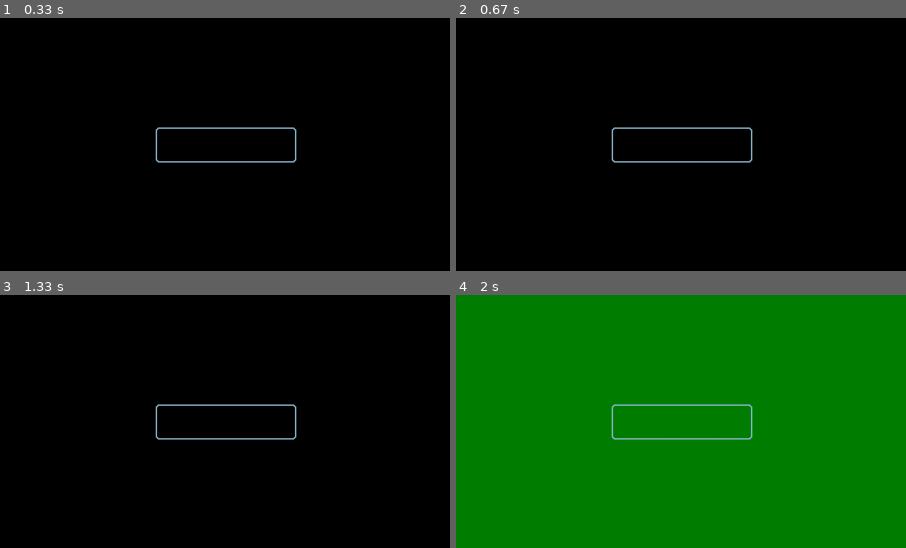
Above: before the commit, frames 1-4 (two rows, left to right).
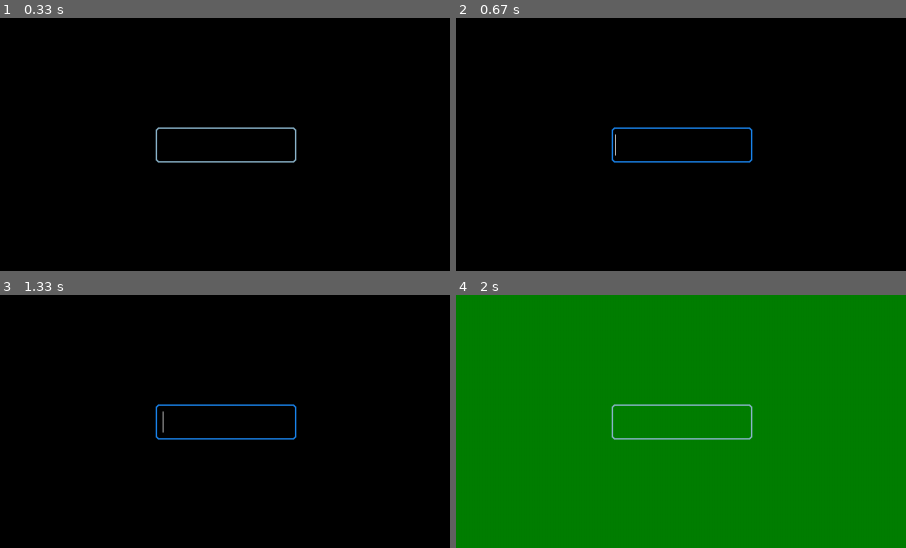
Above: after the commit, the same moments.

Repository: PraneethJain/PyGame-GUI
Game: pygame game, started from src/main.py
Same seed, same stepped clock (60 frames per second), same inputs: the game is played once before the commit and once after it.
Inputs (mouse positions are % of the whole screen's width and height, from its top left):
- Up to frame 1 (0.33 s): no input
- Up to frame 2 (0.67 s): press the mouse at (50, 50) at 0.37 s; move the mouse to (34, 62) at 0.47 s; release the mouse at (19, 73) at 0.6 s
- Up to frame 3 (1.33 s): tap Enter at 0.67 s; tap Space at 1 s
- Up to frame 4 (2 s): hold Backspace 1.33-1.8 s; press the mouse at (14, 8) at 1.92 s
The pictures show only the part of the screen within x 25-75%, y 25-75%; the shares and areas given below are measured in that part.

Frame 1 is identical in both runs. In frame 2, 0.6% of the frame differs, in the area x 34-66%, y 43-58%; in frame 3, 0.6%; in frame 4, nothing differs.

Commit message:
Fixed holding backspace

Diff:
--- a/src/input_box.py
+++ b/src/input_box.py
@@ -23,12 +23,14 @@
         self.text_image = self.font.render(text, True, self.color)
         self.text_rect = self.text_image.get_rect(midleft = (self.rect.left+5, self.rect.centery))
         self.active = False
+        self.pressed = False
+        self.counter = 0
         self.cursor_image = pg.Surface((1,30))
         self.cursor_image.fill(cursor_color)
         self.cursor_rect = self.cursor_image.get_rect(center = self.text_rect.midright)
 
     def handle_event(self, event):
-        if any(pg.mouse.get_pressed()):
+        if event is not None and event.type == pg.MOUSEBUTTONDOWN:
             if self.rect.collidepoint(pg.mouse.get_pos()):
                 self.active = not self.active
 
@@ -36,14 +38,28 @@
                 self.active = False
 
         self.color = self.active_color if self.active else self.inactive_color
+        if self.active:
+            if event is not None:
+                if event.type == pg.KEYDOWN:
+                    if event.key == pg.K_RETURN:
+                        self.text = ""
+                    elif event.key == pg.K_BACKSPACE:
+                        self.text = self.text[:-1]
+                        self.pressed = True
+                    else:
+                        self.text += event.unicode
+                if event.type == pg.KEYUP:
+                    self.pressed = False
+            # if self.pressed:
+            #     self.counter += 1
+            # else:
+            #     self.counter = 0
 
-        if event.type == pg.KEYDOWN and self.active:
-            if event.key == pg.K_RETURN:
-                self.text = ""
-            elif event.key == pg.K_BACKSPACE:
+            self.counter = self.counter+1 if self.pressed else 0
+
+            if self.counter>100:
                 self.text = self.text[:-1]
-            else:
-                self.text += event.unicode
+                self.counter=80
 
             self.text_image = self.font.render(self.text, True, self.color)
             self.text_rect = self.text_image.get_rect(topleft = self.text_rect.topleft)
